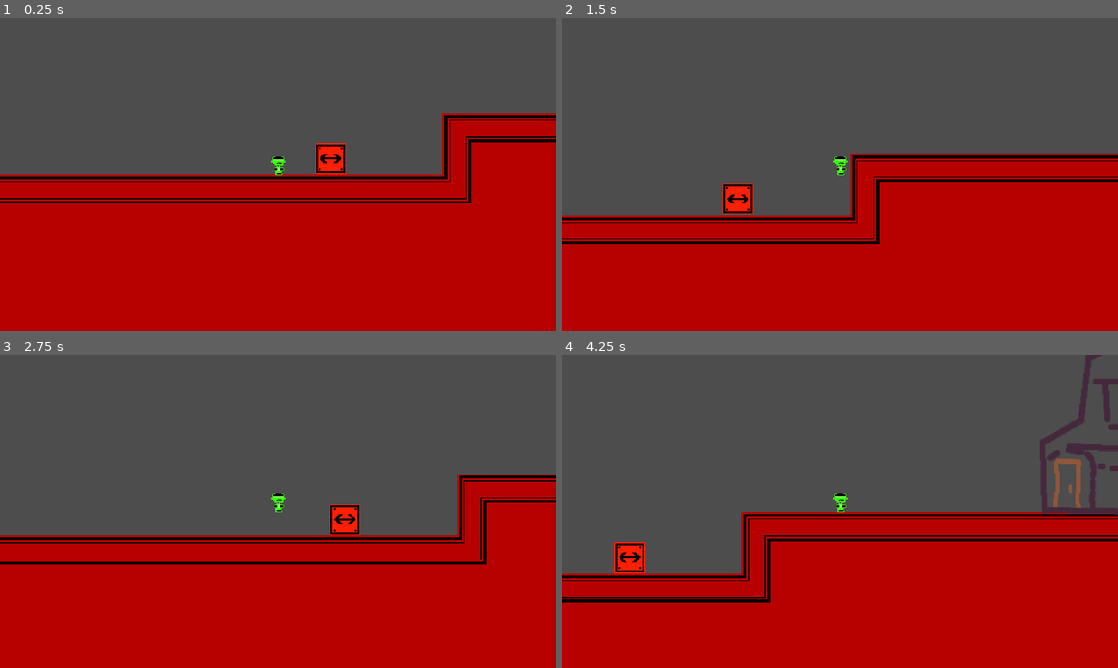
Above: before the commit, frames 1-4 (two rows, left to right).
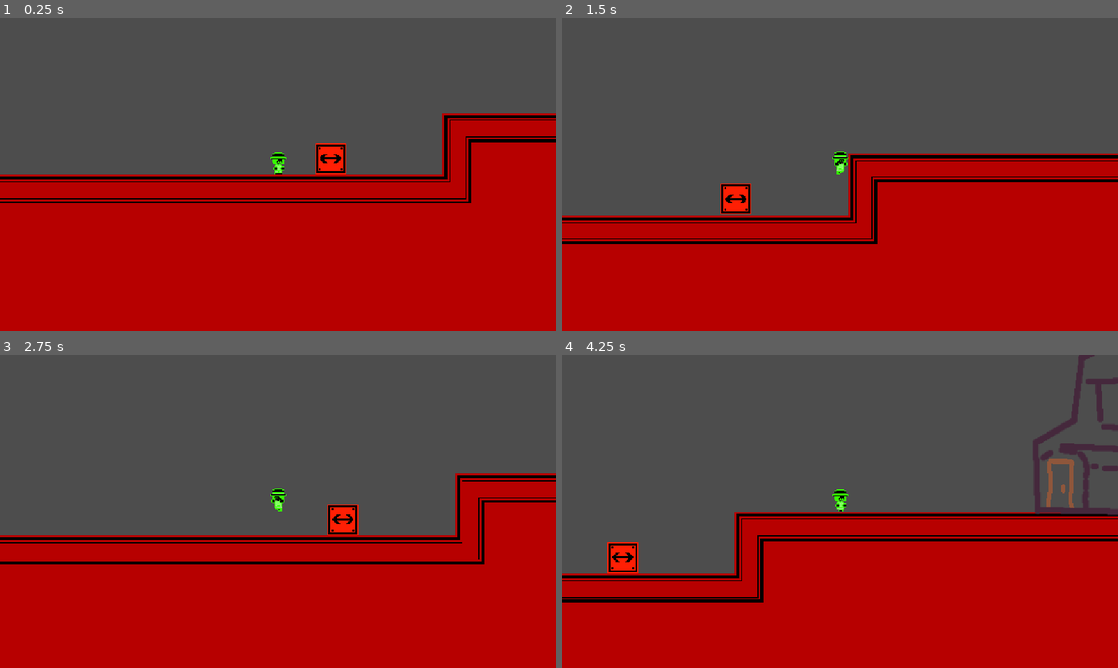
Above: after the commit, the same moments.

Repository: Plackett/LD57
Game: Godot game, scene res://scenes/level_0.tscn
The game is run twice, just before and just after one commit, with the same random seed, the same clock (stepped at 60 frames per second) and the same inputs. Sound files missing from this copy of the repository are replaced by a short silence.
Inputs:
- Up to frame 1 (0.25 s): no input
- Up to frame 2 (1.5 s): tap Enter (ui_accept) at 0.5, 1.35 s; hold Enter (ui_accept) 0.53-1.28 s; hold Right (ui_right) from 0.53 s (still down)
- Up to frame 3 (2.75 s): tap Enter (ui_accept) at 1.52, 1.82 s; release Right (ui_right) at 2.03 s; hold Left (ui_left) from 2.03 s (still down); hold Enter (ui_accept) from 2.03 s (still down)
- Up to frame 4 (4.25 s): release Left (ui_left) at 2.78 s; release Enter (ui_accept) at 2.78 s; hold Right (ui_right) from 2.78 s (still down); tap Enter (ui_accept) at 2.85, 3.02, 3.32 s; hold Enter (ui_accept) from 3.53 s (still down)

The runs differ from the first frame. In frame 1, 0.1% of the frame differs, in the area x 48-52%, y 42-51%; in frame 2, 0.8%; in frame 3, 0.9%; in frame 4, 3.6%, in the area x 8-100%, y 0-80%.

Commit message:
fixed animations and gravity

Diff:
--- a/scenes/player.tscn
+++ b/scenes/player.tscn
@@ -1,26 +1,64 @@
-[gd_scene load_steps=4 format=3 uid="uid://b706nn3irhgg"]
+[gd_scene load_steps=7 format=3 uid="uid://b706nn3irhgg"]
 
 [ext_resource type="Script" uid="uid://duqtf5yoivxm8" path="res://scripts/player.gd" id="1_3vyb7"]
-[ext_resource type="Texture2D" uid="uid://iynunpqxwfkv" path="res://assets/textures/player_idle.png" id="2_g2els"]
+[ext_resource type="Texture2D" uid="uid://iynunpqxwfkv" path="res://assets/textures/player_idle.png" id="3_qlg0r"]
+[ext_resource type="Texture2D" uid="uid://buetko7xtt2jm" path="res://assets/textures/player_walk.png" id="4_tuyoq"]
+[ext_resource type="Texture2D" uid="uid://cn2nibghmjynd" path="res://assets/textures/player_jump.png" id="5_fjrip"]
 
-[sub_resource type="RectangleShape2D" id="RectangleShape2D_u8vuu"]
+[sub_resource type="CapsuleShape2D" id="CapsuleShape2D_dqkch"]
+radius = 8.0
+height = 24.0
+
+[sub_resource type="SpriteFrames" id="SpriteFrames_smehm"]
+animations = [{
+"frames": [{
+"duration": 1.0,
+"texture": ExtResource("3_qlg0r")
+}],
+"loop": true,
+"name": &"Idle",
+"speed": 8.0
+}, {
+"frames": [{
+"duration": 1.0,
+"texture": ExtResource("5_fjrip")
+}],
+"loop": true,
+"name": &"Jump",
+"speed": 8.0
+}, {
+"frames": [{
+"duration": 1.0,
+"texture": ExtResource("3_qlg0r")
+}, {
+"duration": 1.0,
+"texture": ExtResource("4_tuyoq")
+}],
+"loop": true,
+"name": &"Walk",
+"speed": 8.0
+}]
 
 [node name="CharacterBody2D" type="CharacterBody2D"]
 script = ExtResource("1_3vyb7")
 
 [node name="CollisionShape2D" type="CollisionShape2D" parent="."]
 texture_filter = 1
-position = Vector2(0, -10)
-shape = SubResource("RectangleShape2D_u8vuu")
-
-[node name="Sprite2D" type="Sprite2D" parent="."]
-texture_filter = 1
-position = Vector2(-5.68434e-14, -10)
-scale = Vector2(0.635254, 0.635254)
-texture = ExtResource("2_g2els")
+position = Vector2(0, -12)
+rotation = 3.14159
+shape = SubResource("CapsuleShape2D_dqkch")
 
 [node name="JumpHeightTimer" type="Timer" parent="."]
 wait_time = 0.15
 one_shot = true
 
+[node name="AnimatedSprite2D" type="AnimatedSprite2D" parent="."]
+texture_filter = 1
+texture_repeat = 3
+position = Vector2(0, -11.9063)
+scale = Vector2(0.73877, 0.744141)
+sprite_frames = SubResource("SpriteFrames_smehm")
+animation = &"Idle"
+frame_progress = 0.907711
+
 [connection signal="timeout" from="JumpHeightTimer" to="." method="_on_jump_height_timer_timeout"]
--- a/scripts/player.gd
+++ b/scripts/player.gd
@@ -3,6 +3,8 @@
 
 const SPEED = 250.0
 const JUMP_VELOCITY = -370.0
+
+@onready var _animated_sprite: AnimatedSprite2D = $AnimatedSprite2D
 
 # Reference to the timer
 @onready var jump_height_timer = $JumpHeightTimer
@@ -30,17 +32,36 @@
 
 func _physics_process(delta: float) -> void:
 	# Add the gravity.
-	if not is_on_floor():
-		velocity += get_gravity() * delta
+	velocity += get_gravity() * delta
+	# rotate due to gravity
+	$AnimatedSprite2D.rotation = get_gravity().angle() - PI/2
 
 	# Handle jump.
 	if Input.is_action_just_pressed("ui_accept") and is_on_floor():
 		jump_height_timer.start()
-		velocity.y = JUMP_VELOCITY
+		if get_gravity().y > 0: velocity.y = JUMP_VELOCITY
+		else: velocity.y = JUMP_VELOCITY * -1
 
 	# Get the input direction and handle the movement/deceleration.
 	# As good practice, you should replace UI actions with custom gameplay actions.
-	var direction := Input.get_axis("ui_left", "ui_right")
+	# Get the input direction: -1, 0, 1
+	var direction = Input.get_axis("ui_left", "ui_right")
+
+	# Flip the sprite
+	if (direction > 0 and get_gravity().y > 0) or (direction < 0 and get_gravity().y < 0):
+		_animated_sprite.flip_h = false
+	elif (direction < 0 and get_gravity().y > 0) or (direction > 0 and get_gravity().y < 0):
+		_animated_sprite.flip_h = true
+
+	# Play animations
+	if is_on_floor():
+		if abs(direction) <= 0.05:
+			_animated_sprite.play("Idle")
+		else:
+			_animated_sprite.play("Walk")
+	else:
+		_animated_sprite.play("Jump")
+
 	if direction:
 		velocity.x = direction * SPEED
 	else:
